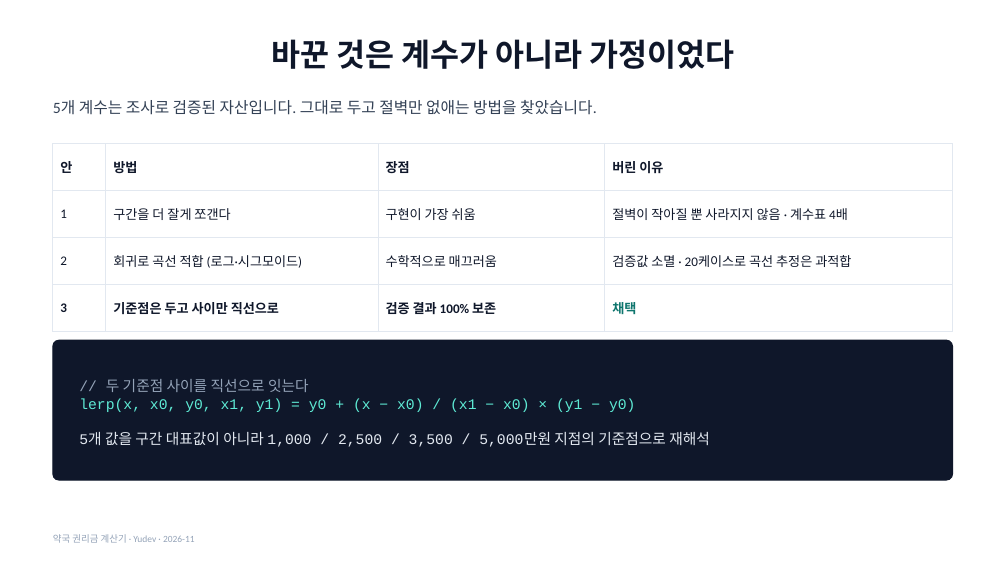
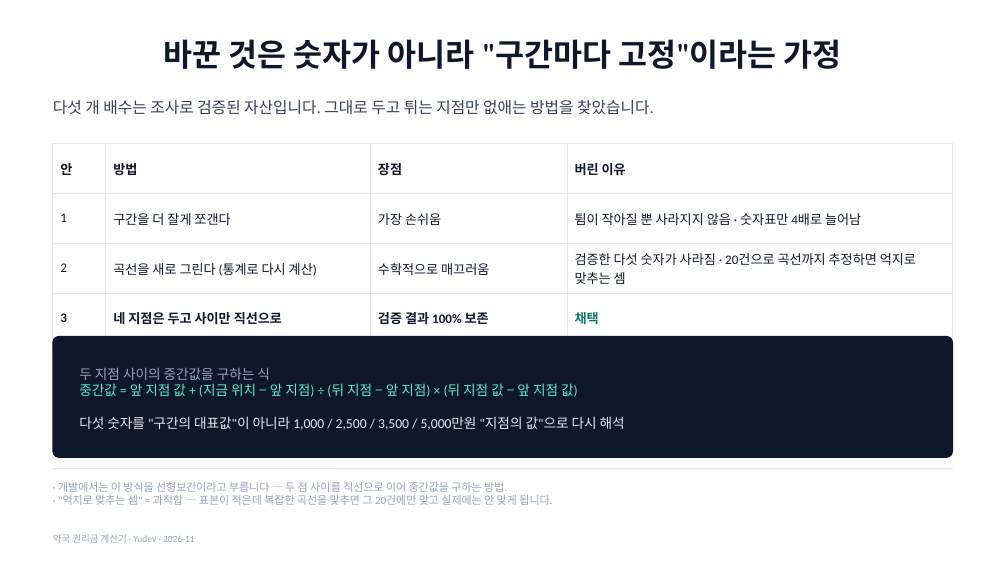
Before and after one commit to YUSEONCHUN/calculating, a slide deck: slide 11 of doc/slides/권리금계산기_프로젝트.pptx. Drawn at 1008x567 pixels with LibreOffice and Linux fonts; fonts in the diff are those of the drawing. Boxes give left, top, right and bottom in pixels: in the first picture for what was removed or moved away, otherwise in the second. Text is boxed around its words. In the diff, an @@ line names an element or a change of style, - is before the commit and + after.

```diff
--- a/doc/slides/권리금계산기_프로젝트.pptx
+++ b/doc/slides/권리금계산기_프로젝트.pptx
@@ title at (164,39,842,69): text changed @@
-바꾼 것은 계수가 아니라 가정이었다
+바꾼 것은 숫자가 아니라 "구간마다 고정"이라는 가정
@@ text at (53,100,654,115): text changed @@
-5개 계수는 조사로 검증된 자산입니다. 그대로 두고 절벽만 없애는 방법을 찾았습니다.
+다섯 개 배수는 조사로 검증된 자산입니다. 그대로 두고 튀는 지점만 없애는 방법을 찾았습니다.
@@ table at (53,144,953,329) @@
-row 2, column 3: 구현이 가장 쉬움
+row 2, column 3: 가장 손쉬움
-row 2, column 4: 절벽이 작아질 뿐 사라지지 않음 · 계수표 4배
+row 2, column 4: 튐이 작아질 뿐 사라지지 않음 · 숫자표만 4배로 늘어남
-row 3, column 2: 회귀로 곡선 적합 (로그·시그모이드)
+row 3, column 2: 곡선을 새로 그린다 (통계로 다시 계산)
-row 3, column 4: 검증값 소멸 · 20케이스로 곡선 추정은 과적합
+row 3, column 4: 검증한 다섯 숫자가 사라짐 · 20건으로 곡선까지 추정하면 억지로 맞추는 셈
-row 4, column 2: 기준점은 두고 사이만 직선으로
+row 4, column 2: 네 지점은 두고 사이만 직선으로
@@ rounded rectangle: place and size @@
-rounded rectangle at (53,340,953,480)
+rounded rectangle at (53,337,953,457)
@@ rounded rectangle at (53,337,953,457): proportions changed @@
@@ text at (79,367,625,430): text changed; size 14 to 13 pt; font Courier New to Calibri @@
-// 두 기준점 사이를 직선으로 잇는다
-lerp(x, x0, y0, x1, y1) = y0 + (x − x0) / (x1 − x0) × (y1 − y0)
-5개 값을 구간 대표값이 아니라 1,000 / 2,500 / 3,500 / 5,000만원 지점의 기준점으로 재해석
+두 지점 사이의 중간값을 구하는 식
+중간값 = 앞 지점 값 + (지금 위치 − 앞 지점) ÷ (뒤 지점 − 앞 지점) × (뒤 지점 값 − 앞 지점 값)
+다섯 숫자를 "구간의 대표값"이 아니라 1,000 / 2,500 / 3,500 / 5,000만원 "지점의 값"으로 다시 해석
@@ line added from (53, 469) to (953, 469), #E2E8F0 1 pt @@
@@ text added at (58,482,552,505), 10.5 pt, text #94A3B8 @@
+· 개발에서는 이 방식을 선형보간이라고 부릅니다 — 두 점 사이를 직선으로 이어 중간값을 구하는 방법.
+· "억지로 맞추는 셈" = 과적합 — 표본이 적은데 복잡한 곡선을 맞추면 그 20건에만 맞고 실제에는 안 맞게 됩니다.
```
Also in this commit, not shown: 18 other slides changed, 3 slides added, 2 slides removed, 5 other files.
